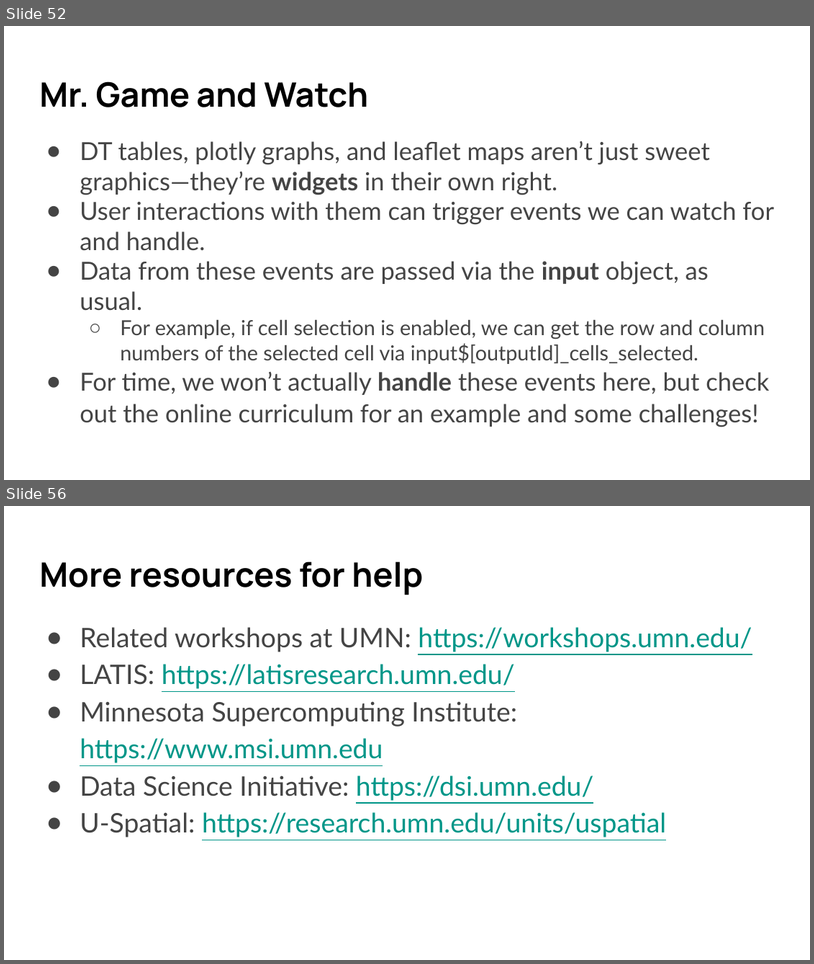
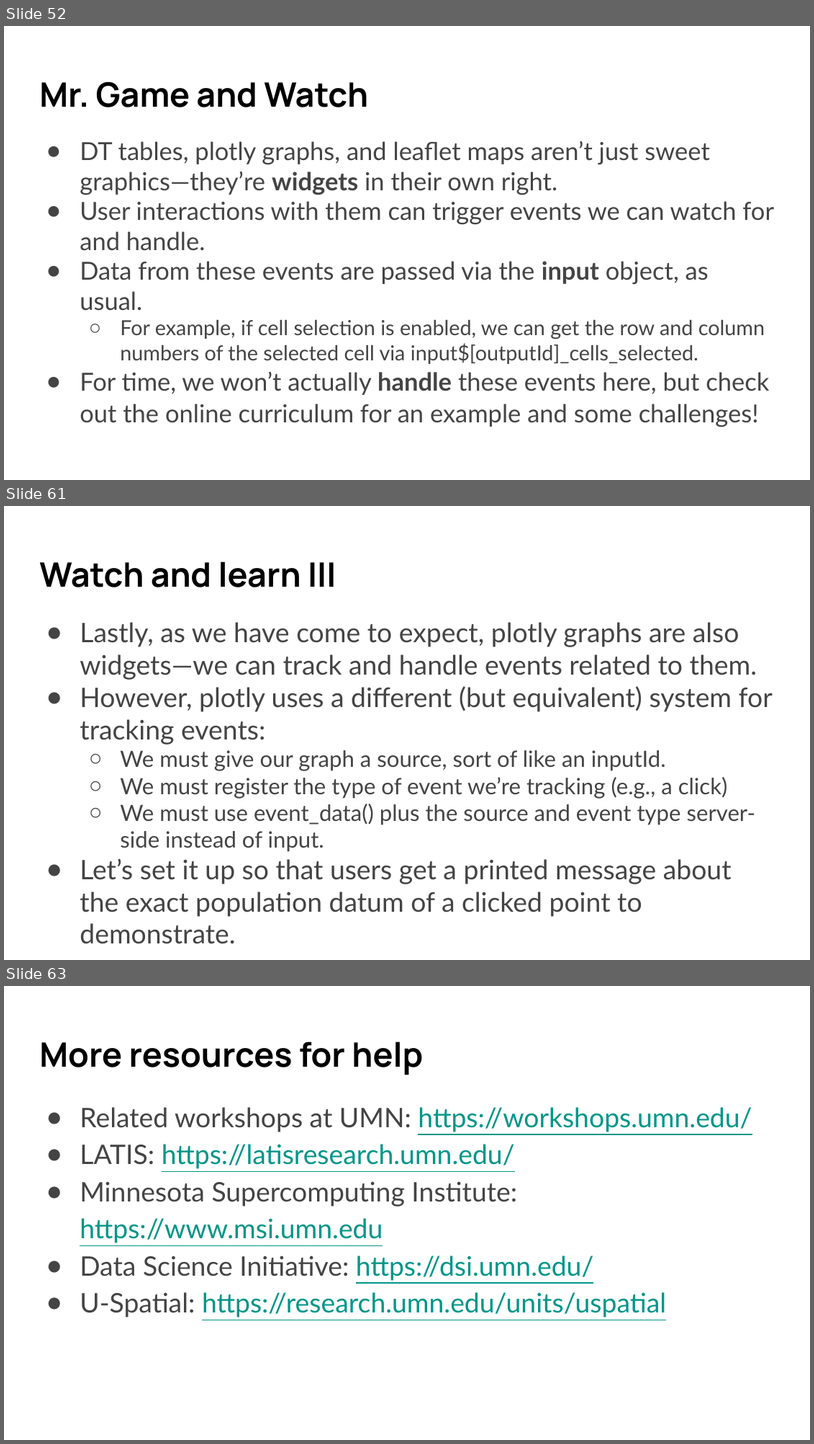
Before and after one commit to umn-dash/r-shiny, a slide deck: instructors/files/SWC slides R Shiny 2024 Fall.pptx. Shown one above the other, each under a label of ours: slides 52 and 56 before the commit, slides 52, 61 and 63 after it; the slides between them are not shown. The pictures are 814x964 and 814x1444 pixels, drawn with LibreOffice and Linux fonts; fonts in the diff are those of the drawing. Boxes give left, top, right and bottom in pixels: in the first picture for what was removed or moved away, otherwise in the second. Text is boxed around its words. In the diff, an @@ line names an element or a change of style, - is before the commit and + after.

```diff
--- a/instructors/files/SWC slides R Shiny 2024 Fall.pptx
+++ b/instructors/files/SWC slides R Shiny 2024 Fall.pptx
@@ slide 61 added at bbox=[4, 506, 810, 960], background #FFFFFF @@
@@ title added at bbox=[39, 561, 336, 587], 30 pt, text #000000, bold @@
+Watch and learn III
@@ text added at bbox=[80, 622, 773, 916], 24 pt, text #444444 @@
+● Lastly, as we have come to expect, plotly graphs are also widgets—we can track and handle events related to them.
+● However, plotly uses a different (but equivalent) system for tracking events:
+  ○ We must give our graph a source, sort of like an inputId.
+  ○ We must register the type of event we’re tracking (e.g., a click)
+  ○ We must use event_data() plus the source and event type server-side instead of input.
+● Let’s set it up so that users get a printed message about the exact population datum of a clicked point to demonstrate.
@@ what was slide 56 is now slide 63 @@
```
Also in this commit, not shown: 3 slides changed, 6 other slides added, 18 other files.
